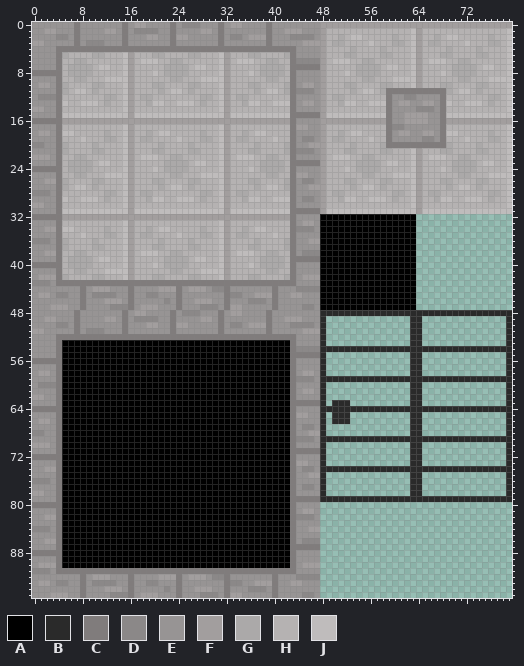
Two states of a sprite sheet, new-game-project/Sprites/Map/Tileset.png. Above is the file before it was changed.
The file is 80x96 pixels. Colours within 5 levels of each other are drawn and written as one.
Palette (. is transparent): A #000000  B #2a2a2a  C #807c7c  D #8b8888  E #979494  F #a29e9e  G #aba9a9  H #b5b2b2  J #bfbcbc
Pixels before (only the part around the change), first column x 59:
23 JJHHJFHHHHHGGGGHJJHHJ
24 HHHHJFHHHJHGGGGHHHHHJ
25 HJJJJFHHHHHHGGHHHJJJJ
26 GHHHJFHHHGGHHHHGGHHHJ
27 HHHHJFHHHHGHJJHGHHHHJ
28 HGGHJFHGGHHHHHHHHGGHJ
29 HGHHJFHHGJJHHJJJHGHHJ
30 HHHHJFHHHHHHHHHHHHHHJ
31 JJJJJFJJJJJJJJJJJJJJJ
32 AAAAA................
33 AAAAA................
34 AAAAA................
35 AAAAA................
36 AAAAA................
37 AAAAA................
38 AAAAA................
39 AAAAA................
40 AAAAA................
41 AAAAA................
42 AAAAA................
43 AAAAA................
44 AAAAA................
45 AAAAA................
46 AAAAA................
47 AAAAA................
48 BBBBBBBBBBBBBBBBBBBBB
49 ....BB..............B
50 ....BB..............B
51 ....BB..............B
The same view after the edit:
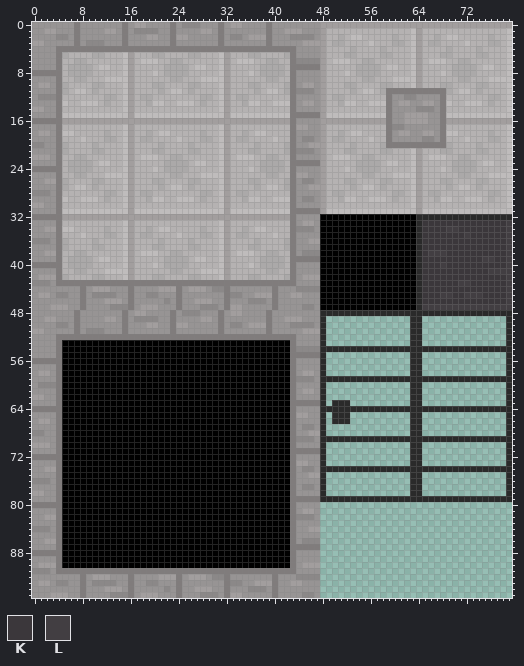
Colours new in this view: K #3b373b  L #423e42
Message: level 1 and tile set change
Difference:
y 32: x 64..79 ................ -> BBBBBBBBBBBBBBBB
y 33: x 64..79 ................ -> BKKKKKKKKKKKKKKL
y 34: x 64..79 ................ -> BKKKKLLKKKKKKKKL
y 35: x 64..79 ................ -> BKKKKKKKLKKKKKKL
y 36..37: x 64..79 ................ -> BKKKKKKKKKKKKKKL
y 38: x 64..79 ................ -> BKLLLKKKKKKKKKKL
y 39: x 64..79 ................ -> BKKKKKKKKKKLLKKL
y 40: x 64..79 ................ -> BKKKLKKKKKKKKKKL
y 41: x 64..79 ................ -> BKKKKKKKKKKKLLLL
y 42: x 64..79 ................ -> BKKKKKKKKKKKKKKL
y 43: x 64..79 ................ -> BKKKKKKLLKKKKKKL
y 44: x 64..79 ................ -> BKKKKKKKKKKKKKKL
y 45: x 64..79 ................ -> BKKKLLKKLLLKKKKL
y 46: x 64..79 ................ -> BKKKKKKKKKKKKKKL
y 47: x 64..79 ................ -> BLLLLLLLLLLLLLLL
Pixel boxes of the changes (left, top, right, bottom) in both pictures:
added: (416, 214, 512, 310)
